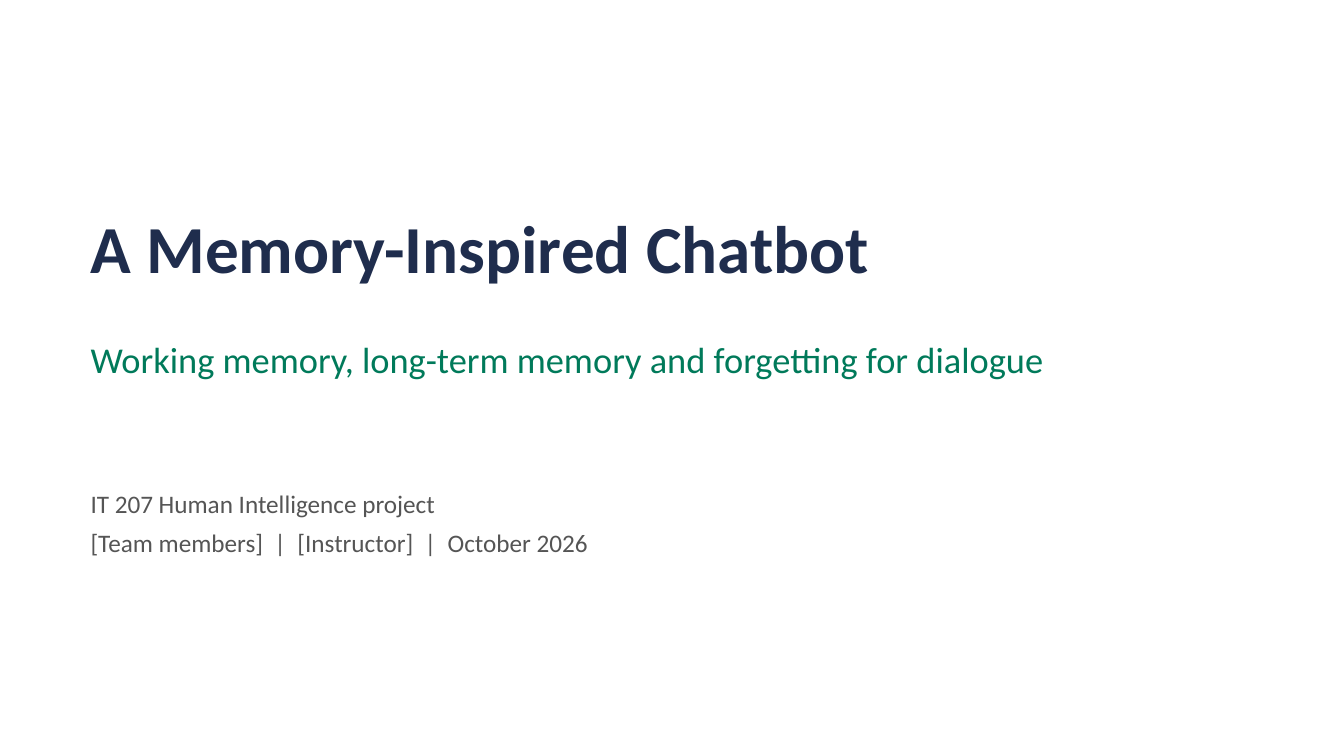
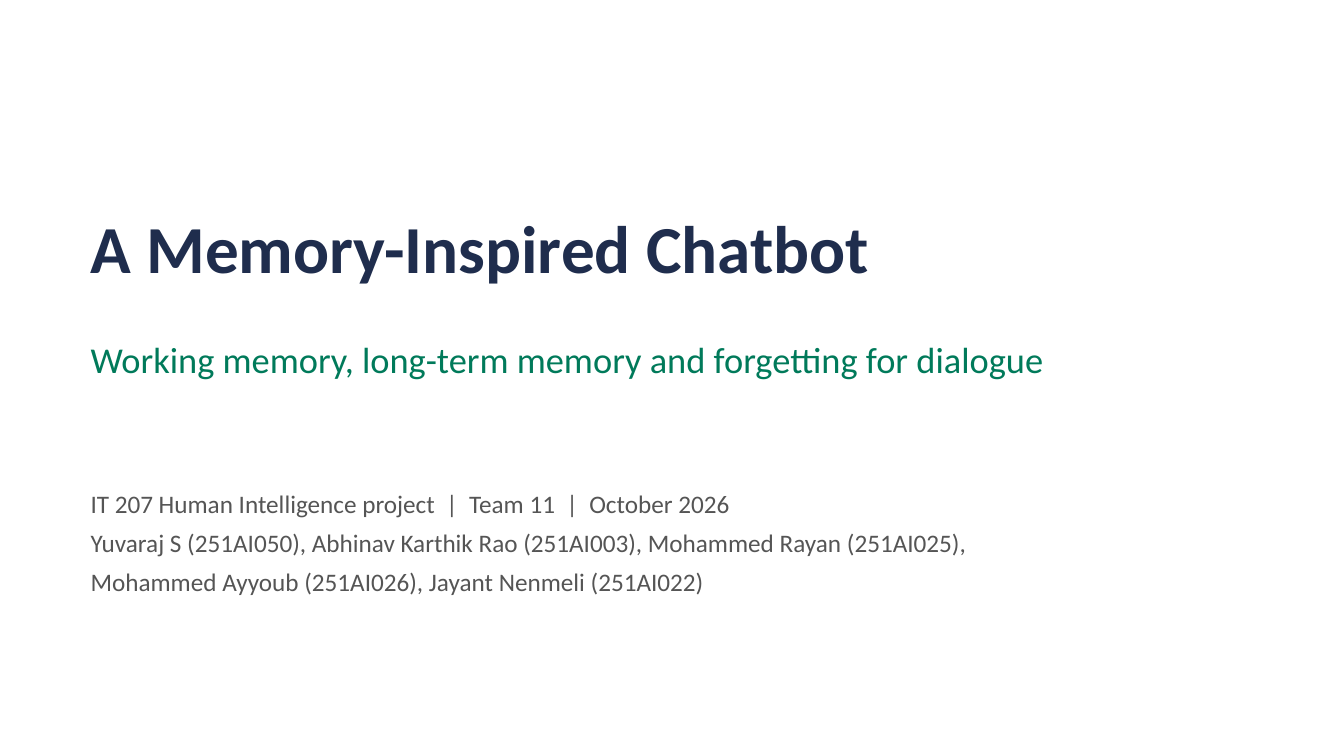
Before and after one commit to Mohammed-Rayan07/Memory-Inspired-Chatbot, a slide deck: slide 1 of report/Memory_Inspired_Chatbot_Slides.pptx. Drawn at 1344x756 pixels with LibreOffice and Linux fonts; fonts in the diff are those of the drawing. Boxes give left, top, right and bottom in pixels: in the first picture for what was removed or moved away, otherwise in the second. Text is boxed around its words. In the diff, an @@ line names an element or a change of style, - is before the commit and + after.

```diff
--- a/report/Memory_Inspired_Chatbot_Slides.pptx
+++ b/report/Memory_Inspired_Chatbot_Slides.pptx
@@ text at [91,495,966,595]: text changed @@
-IT 207 Human Intelligence project
-[Team members] | [Instructor] | October 2026
+IT 207 Human Intelligence project | Team 11 | October 2026
+Yuvaraj S (251AI050), Abhinav Karthik Rao (251AI003), Mohammed Rayan (251AI025),
+Mohammed Ayyoub (251AI026), Jayant Nenmeli (251AI022)
```
Also in this commit, not shown: 7 other files.
